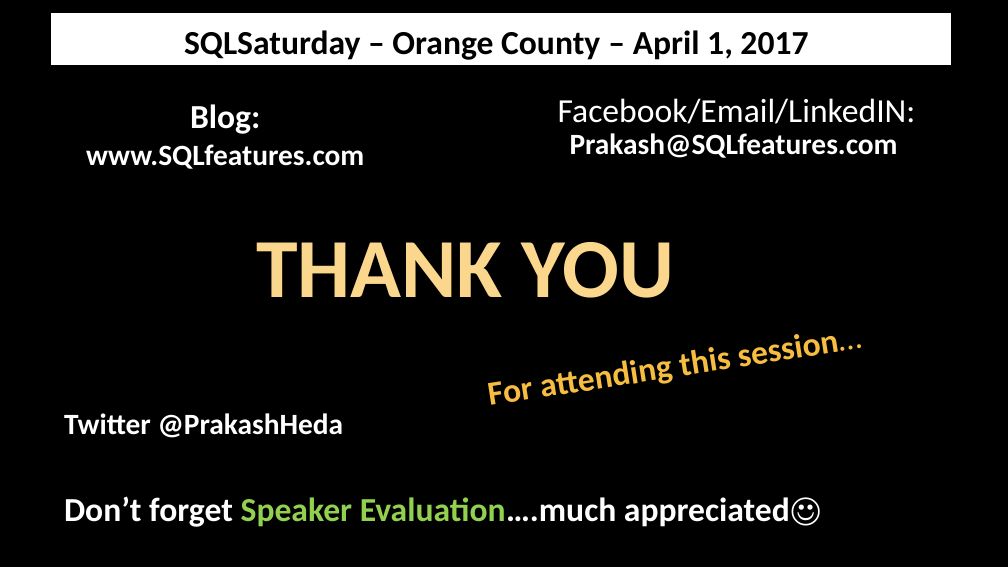
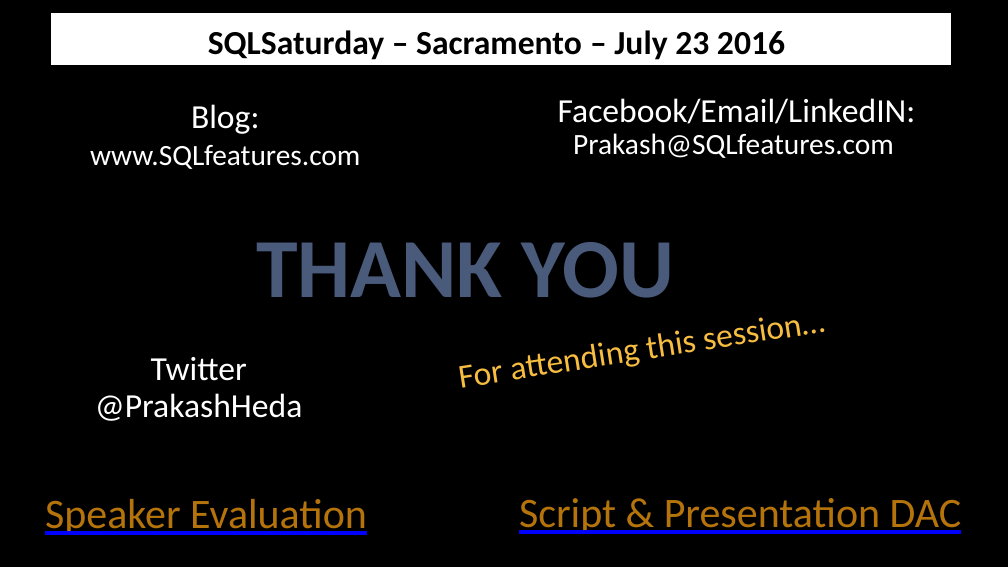
Before and after one commit to hedaprakash/SQLHealthCheck, a slide deck: slide 16 of Consolidated Essential Performance Health Check using PowerShell.pptx (slide 18 before the commit). Drawn at 1008x567 pixels with LibreOffice and Linux fonts; fonts in the diff are those of the drawing; background and template pictures are left out. Boxes give left, top, right and bottom in pixels: in the first picture for what was removed or moved away, otherwise in the second. Text is boxed around its words. In the diff, an @@ line names an element or a change of style, - is before the commit and + after.

```diff
--- a/Consolidated Essential Performance Health Check using PowerShell.pptx
+++ b/Consolidated Essential Performance Health Check using PowerShell.pptx
@@ text in rectangle at bbox=[208, 30, 785, 60]: text changed @@
-SQLSaturday – Orange County – April 1, 2017
+SQLSaturday – Sacramento – July 23 2016
@@ text "Facebook/Email/LinkedIN: Prakash@SQLfeatures.com" at bbox=[558, 98, 916, 158]: bold off in "Prakash@SQLfeatures.com" @@
@@ text "Blog: www.SQLfeatures.com" at bbox=[90, 104, 360, 169]: bold off @@
@@ text "THANK YOU" at bbox=[256, 242, 674, 298]: text colour #FAD78C to #4A5A7A @@
@@ ellipse added at bbox=[32, 292, 365, 484], fill #000000, outline #000000 1.5 pt @@
@@ text "For attending this session…": place and size @@
-text "For attending this session…" at bbox=[490, 381, 535, 405]
+text "For attending this session…" at bbox=[460, 364, 504, 388]
@@ text "For attending this session…" at bbox=[460, 364, 504, 388]: bold off @@
@@ text "Twitter @PrakashHeda": place and size @@
-text "Twitter @PrakashHeda" at bbox=[64, 413, 344, 438]
+text "Twitter @PrakashHeda" at bbox=[95, 357, 303, 421]
@@ text "Twitter @PrakashHeda" at bbox=[95, 357, 303, 421]: size 28 to 32 pt, bold off; alignment left to centre; line spacing 1 to 0.9; more space between paragraphs; vertical alignment top to middle @@
@@ text at bbox=[45, 499, 367, 535]: text changed; size 32 to 40 pt; text colour #FFFFFF to #B5740B; bold off @@
-Don’t forget Speaker Evaluation….much appreciated☺
+Speaker Evaluation
@@ text added at bbox=[519, 498, 962, 534], 40 pt, text #B5740B, underline @@
+Script & Presentation DAC
```
Also in this commit, not shown: 12 other slides changed, 2 slides removed, 5 other files.
